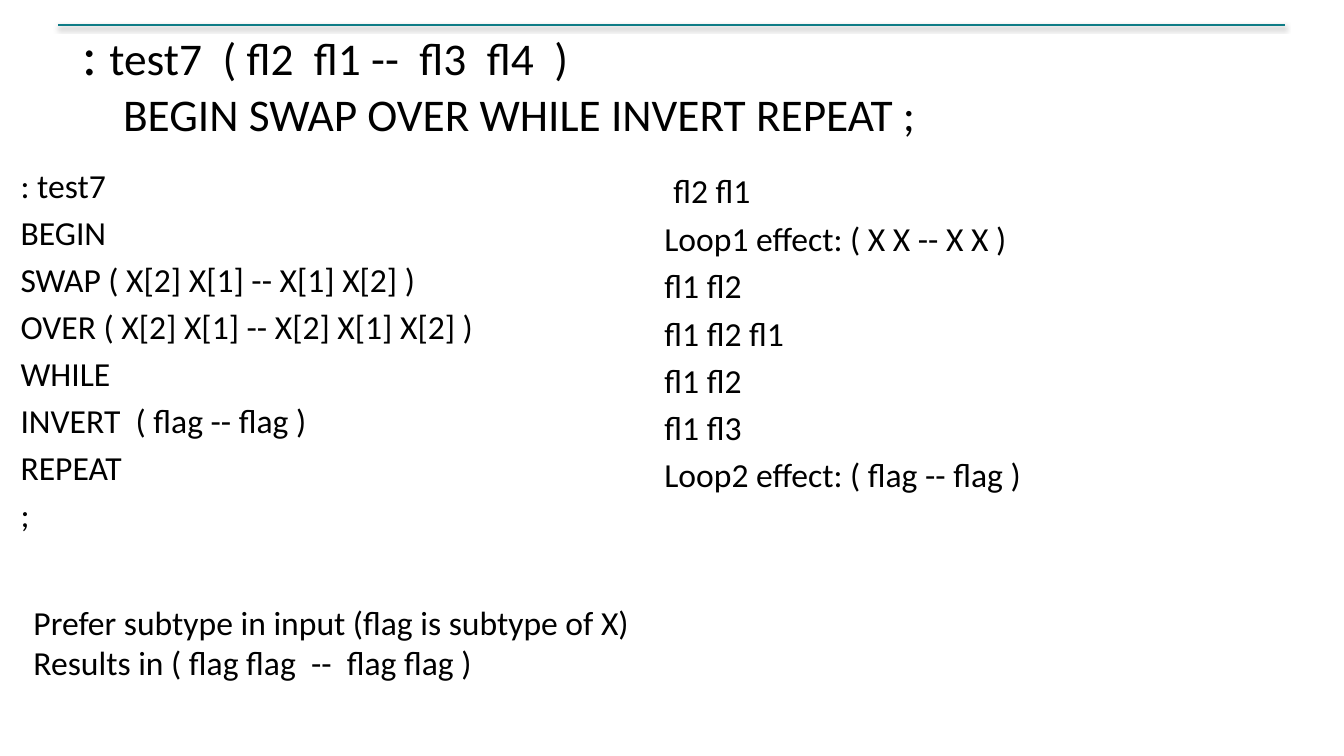
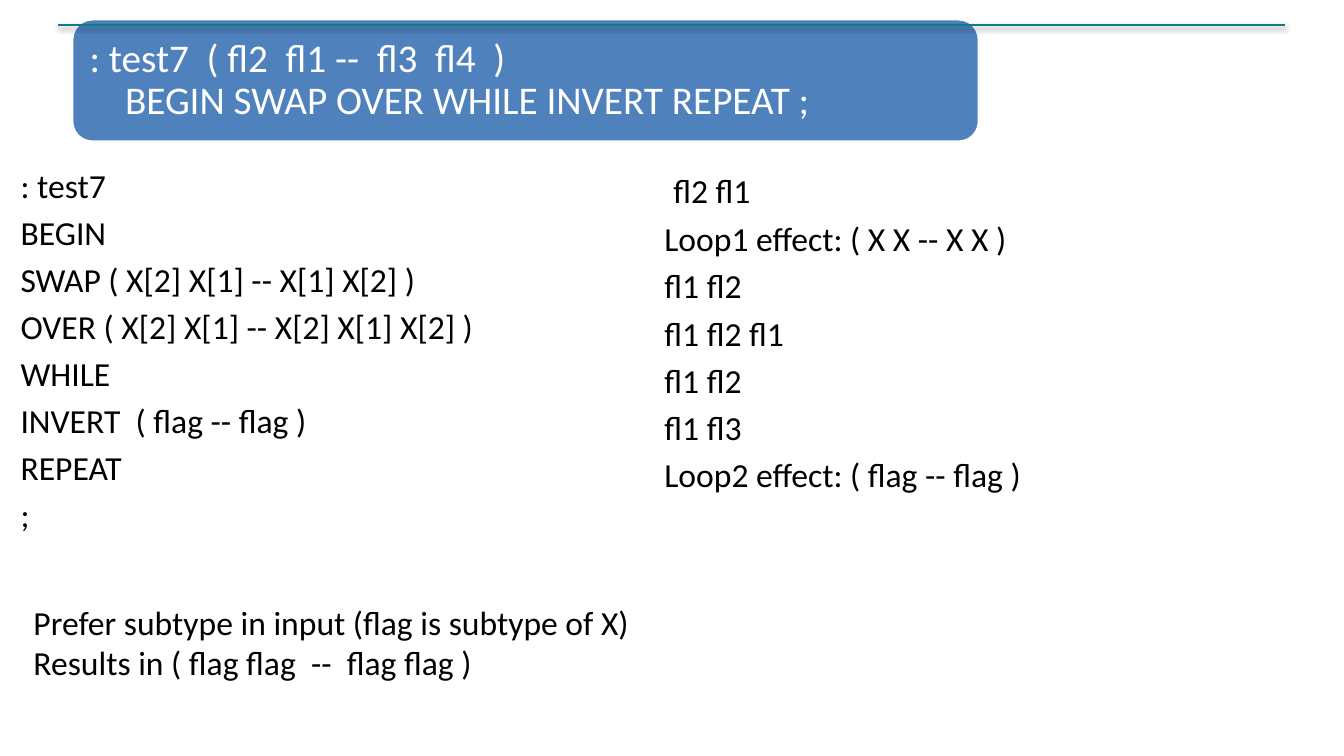
Before and after one commit to jpoial/evaluator, a slide deck: slide 20 of Configurable_Static_Type_Checking_EuroForth.pptx (slide 22 before the commit). Drawn at 1344x756 pixels with LibreOffice and Linux fonts; fonts in the diff are those of the drawing. Boxes give left, top, right and bottom in pixels: in the first picture for what was removed or moved away, otherwise in the second. Text is boxed around its words. In the diff, an @@ line names an element or a change of style, - is before the commit and + after.

```diff
--- a/Configurable_Static_Type_Checking_EuroForth.pptx
+++ b/Configurable_Static_Type_Checking_EuroForth.pptx
@@ rounded rectangle added at [72,19,979,142], fill #4F81BD, outline #FFFFFF 2 pt @@
@@ text ": test7 ( fl2 fl1 ..." at [109,45,790,115]: size 39.6 to 28 pt in ":"; size 32.4 to 28 pt, text colour #000000 to #FFFFFF; line spacing 1 to 0.9; more space between paragraphs @@
```
Also in this commit, not shown: 11 other slides changed, 1 slide added, 2 slides removed, 1 other file.
